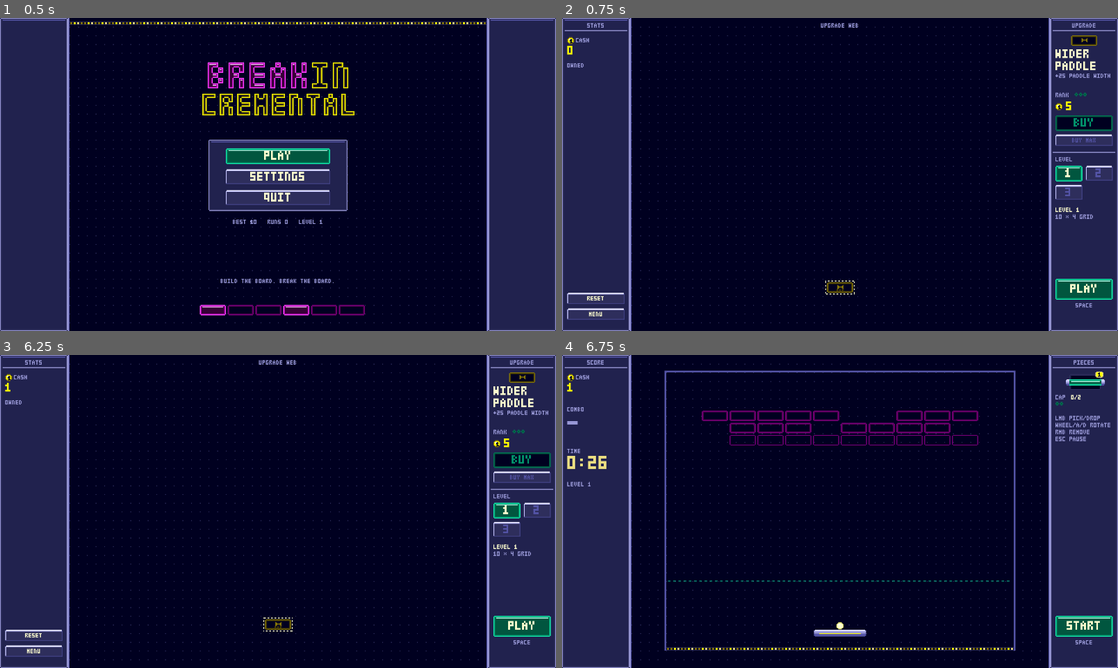
Above: before the commit, frames 1-4 (two rows, left to right).
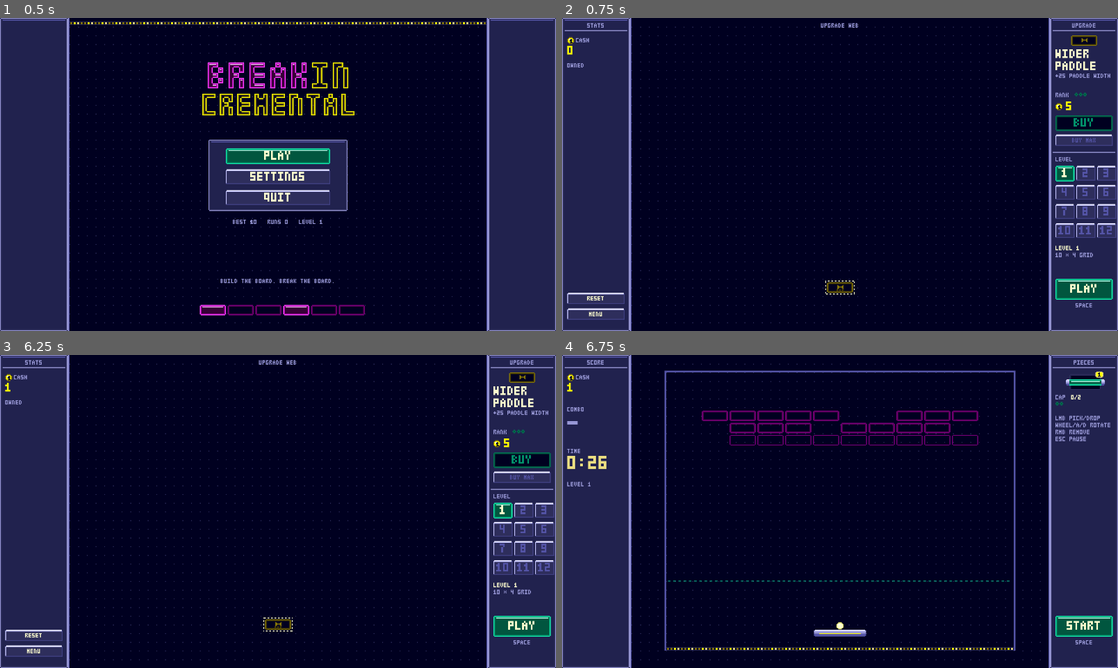
Above: after the commit, the same moments.

Repository: alpacaxander/breakin-cremental
Game: Godot game, scene res://src/main.tscn
Two runs of this game, one before a commit and one after it. Both use one fixed random seed, a clock stepped at 60 frames per second and the inputs below.
Inputs (mouse positions are in pixels of both pictures, inside the frame that each line leads up to):
- Up to frame 1 (0.5 s): no input
- Up to frame 2 (0.75 s): click "PLAY" at 0.5 s
- Up to frame 3 (6.25 s): click "PLAY" at 1.25 s; click "START" at 2 s; click "1" at 2.75 s; tap Enter at 3.5 s; move the mouse to (400, 495) at 3.52 s; hold Right 3.53-4.25 s; tap R at 3.6, 5.1 s; click (400, 495) at 3.67 s; tap Space at 3.77 s; drag from (166, 527) to (250, 574) at 4.27 s; move the mouse to (333, 442) at 5.02 s; hold Right 5.03-5.75 s; click "CONTINUE" at 5.75 s
- Up to frame 4 (6.75 s): click "PLAY" at 6.5 s

Frame 1 is identical in both runs. In frame 2, 1.0% of the frame differs, in the area x 88-100%, y 47-77%; in frame 3, 1.0%; in frame 4, nothing differs.

Commit message:
Add nine levels as a ramp of scale and combo size
Levels 4-12 follow the level design section in docs/ideas.md: each puts
more on screen and needs a bigger combo than the last. The generator
gains a honey shape (offset rows), skip columns (room for a divider
wall) and a per-level time scale. The shop level picker goes to three
columns so twelve buttons fit.

Co-Authored-By: Claude Fable 5.1 <noreply@anthropic.com>

Diff:
--- a/src/arena.gd
+++ b/src/arena.gd
@@ -91,7 +91,7 @@
 	target_x = paddle.position.x
 	_add_ball(Vector2.ZERO)
 	_rest_ball()
-	time_left = Game.round_time(breakable)
+	time_left = Game.round_time(level, breakable)
 
 	ui = Ui.chassis("SCORE", "PIECES", true)
 	add_child(ui)
--- a/src/game.gd
+++ b/src/game.gd
@@ -134,8 +134,8 @@
 	return Tuning.LEVELS[level].get("arena", Tuning.ARENA)
 
 
-func round_time(breakable: int) -> float:
-	return Tuning.ROUND_TIME_BASE + breakable * Tuning.ROUND_TIME_PER_BRICK
+func round_time(level: int, breakable: int) -> float:
+	return (Tuning.ROUND_TIME_BASE + breakable * Tuning.ROUND_TIME_PER_BRICK) * Tuning.LEVELS[level].get("time", 1.0)
 
 
 func combo_window(combo: int) -> float:
@@ -160,9 +160,9 @@
 	var step := Tuning.BRICK_SIZE + Vector2.ONE * Tuning.BRICK_GAP
 	var out := []
 	for r in L.rows:
-		var cols: int = L.cols - (2 * (L.rows - 1 - r) if L.shape == "triangle" else 0)
+		var cols: int = L.cols - (2 * (L.rows - 1 - r) if L.shape == "triangle" else (r % 2 if L.shape == "honey" else 0))
 		for c in cols:
-			if rng.randf() < L.holes:
+			if c in L.get("skip", []) or rng.randf() < L.holes:
 				continue
 			var pos := Vector2(arena_size(level).x / 2 + (c - (cols - 1) / 2.0) * step.x, Tuning.BOARD_TOP + r * step.y)
 			var kind := "solid" if rng.randf() < L.solid else "plain"
--- a/src/shop.gd
+++ b/src/shop.gd
@@ -164,8 +164,8 @@
 	Ui.rect(right, Ui.RX + 3, 154, 72, 1, C.rivet)
 	Ui.label(right, "LEVEL", Ui.RX + 6, 160, C.rivet)
 	for l in Tuning.LEVELS.size():
-		Ui.button(right, str(l + 1), Ui.RX + 6 + (l % 2) * 35, 170 + (l / 2) * 22, 31, 18, func(): level = l; _build(), l == level).disabled = l > Game.unlocked
-	var y := 174 + ((Tuning.LEVELS.size() + 1) / 2) * 22
+		Ui.button(right, str(l + 1), Ui.RX + 6 + (l % 3) * 24, 170 + (l / 3) * 22, 22, 18, func(): level = l; _build(), l == level).disabled = l > Game.unlocked
+	var y := 174 + ((Tuning.LEVELS.size() + 2) / 3) * 22
 	var L: Dictionary = Tuning.LEVELS[level]
 	Ui.label(right, "LEVEL %d" % (level + 1), Ui.RX + 6, y, C.white)
 	Ui.label(right, "%d x %d %s" % [L.cols, L.rows, L.shape], Ui.RX + 6, y + 8, C.rivet)
--- a/src/tuning.gd
+++ b/src/tuning.gd
@@ -23,12 +23,14 @@
 const COMBO_WINDOW_MIN := 0.4
 const COMBO_MULT_PER_HIT := 0.25  # mult = 1 + this * (combo - 1)
 
-# Board generation. shape: "grid" or "triangle" (rows narrow by 2 going up).
+# Board generation. shape: "grid", "triangle" (rows narrow by 2 going up) or "honey" (odd rows one brick short, so offset half a step).
 const BRICK_SIZE := Vector2(60, 24)
 const BRICK_GAP := 4.0
 const BOARD_TOP := 100.0  # 44 + two brick rows (2 * (24 + 4))
 # special: kind -> chance per brick (see BRICKS). jackpot: one 777 brick per board. seq: one 1-2-3 run per board.
 # arena: size, default ARENA (never larger). walls: extra Rect2s in arena px for other shapes; the board must still fit (test.gd).
+# skip: column indices left empty (room for a wall). time: round time scale, default 1. Fit at 960x720: cols <= 15, rows <= 16.
+# The ramp: each level puts more on screen and needs a bigger combo than the last (docs/ideas.md, Level design).
 const LEVELS := [
 	{shape = "grid", cols = 10, rows = 4, holes = 0.1, solid = 0.05, payout = 1, arena = Vector2(800, 640),
 		special = {multi = 0.08, x2 = 0.03, combo = 0.03, timer = 0.03}},
@@ -36,6 +38,33 @@
 		special = {multi = 0.08, multi3 = 0.03, shield = 0.04, cond = 0.04, timed = 0.04, cgate = 0.03, x2 = 0.03, x3 = 0.01, combo = 0.03, timer = 0.02, multiball = 0.02, speedup = 0.03, slowdown = 0.02, chain = 0.03, bomb = 0.02, bolt = 0.01, mystery = 0.02}},
 	{shape = "grid", cols = 15, rows = 7, holes = 0.08, solid = 0.1, payout = 3, jackpot = true, seq = true,
 		special = {multi = 0.1, multi3 = 0.05, shield = 0.05, cond = 0.06, timed = 0.05, cgate = 0.04, x2 = 0.03, x3 = 0.02, combo = 0.03, timer = 0.02, multiball = 0.03, speedup = 0.03, slowdown = 0.02, chain = 0.04, bomb = 0.03, bolt = 0.02, mystery = 0.03}},
+	# 4 Honeycomb: offset rows leave diagonal corridors; bolts and speedups at the mouths.
+	{shape = "honey", cols = 13, rows = 8, holes = 0.12, solid = 0.04, payout = 4, jackpot = true, seq = true,
+		special = {multi = 0.08, shield = 0.03, cond = 0.04, timed = 0.03, cgate = 0.03, x2 = 0.03, combo = 0.03, timer = 0.02, multiball = 0.03, speedup = 0.06, chain = 0.02, bomb = 0.02, bolt = 0.06, mystery = 0.02}},
+	# 5 Multiball rain: a swarm is the normal state, combo bricks keep one chain alive, shorter clock.
+	{shape = "grid", cols = 14, rows = 8, holes = 0.08, solid = 0.04, payout = 5, time = 0.8, jackpot = true,
+		special = {multi = 0.06, shield = 0.03, cond = 0.04, cgate = 0.04, x2 = 0.04, x3 = 0.02, combo = 0.06, timer = 0.02, multiball = 0.1, speedup = 0.03, chain = 0.02, bomb = 0.02, bolt = 0.02, mystery = 0.02}},
+	# 6 Tall stack: the most rows yet, a long trip up that pays the whole way.
+	{shape = "grid", cols = 13, rows = 12, holes = 0.1, solid = 0.05, payout = 6, arena = Vector2(900, 720), jackpot = true, seq = true,
+		special = {multi = 0.08, multi3 = 0.03, shield = 0.03, cond = 0.05, timed = 0.03, cgate = 0.04, x2 = 0.03, x3 = 0.02, combo = 0.04, timer = 0.03, multiball = 0.04, speedup = 0.06, chain = 0.03, bomb = 0.03, bolt = 0.05, mystery = 0.02}},
+	# 7 Pinball: holes and solids as posts between clusters, the ball ricochets cluster to cluster. Sells capacity.
+	{shape = "grid", cols = 15, rows = 9, holes = 0.16, solid = 0.1, payout = 7, jackpot = true, seq = true,
+		special = {multi = 0.08, multi3 = 0.03, shield = 0.04, cond = 0.05, timed = 0.03, cgate = 0.04, x2 = 0.04, x3 = 0.02, combo = 0.04, timer = 0.02, multiball = 0.05, speedup = 0.05, slowdown = 0.02, chain = 0.03, bomb = 0.03, bolt = 0.03, mystery = 0.03}},
+	# 8 Chain field: a tight lattice of shockers and bombs, one hit cascades and the counter climbs on its own.
+	{shape = "grid", cols = 15, rows = 10, holes = 0.04, solid = 0.02, payout = 8, jackpot = true,
+		special = {multi = 0.06, shield = 0.03, cond = 0.04, cgate = 0.04, x2 = 0.04, x3 = 0.02, combo = 0.04, timer = 0.02, multiball = 0.04, speedup = 0.04, chain = 0.1, bomb = 0.06, bolt = 0.03, mystery = 0.02}},
+	# 9 Double wide: two boards split by a divider the ball flies over; the far half is for spawned balls and portals.
+	{shape = "grid", cols = 15, rows = 10, holes = 0.06, solid = 0.03, payout = 9, skip = [7], walls = [Rect2(472, 180, 16, 380)], jackpot = true, seq = true,
+		special = {multi = 0.08, multi3 = 0.03, shield = 0.03, cond = 0.05, timed = 0.03, cgate = 0.04, x2 = 0.04, x3 = 0.02, combo = 0.05, timer = 0.03, multiball = 0.08, speedup = 0.04, chain = 0.03, bomb = 0.03, bolt = 0.04, mystery = 0.02}},
+	# 10 Storm: every action brick at once on a dense tall grid, short clock. The clear is one run that never drops.
+	{shape = "grid", cols = 15, rows = 12, holes = 0.08, solid = 0.03, payout = 11, time = 0.7, jackpot = true, seq = true,
+		special = {multi = 0.06, shield = 0.03, cond = 0.05, timed = 0.03, cgate = 0.05, x2 = 0.05, x3 = 0.03, combo = 0.05, timer = 0.03, multiball = 0.1, speedup = 0.08, chain = 0.04, bomb = 0.04, bolt = 0.05, mystery = 0.03}},
+	# 11 Open sky: a few rows at the top of a full arena, the empty middle is the player's own machine.
+	{shape = "grid", cols = 15, rows = 5, holes = 0.05, solid = 0.0, payout = 13, time = 0.9, jackpot = true,
+		special = {multi = 0.08, multi3 = 0.04, shield = 0.04, cond = 0.05, cgate = 0.05, x2 = 0.04, x3 = 0.03, combo = 0.06, timer = 0.03, multiball = 0.06, speedup = 0.04, chain = 0.03, bomb = 0.04, bolt = 0.03, mystery = 0.03}},
+	# 12 Finale: the biggest board the arena holds, every kind, the shortest clock per brick. Clear it to win.
+	{shape = "grid", cols = 15, rows = 15, holes = 0.06, solid = 0.04, payout = 16, time = 0.6, jackpot = true, seq = true,
+		special = {multi = 0.08, multi3 = 0.04, shield = 0.04, cond = 0.05, timed = 0.04, cgate = 0.05, x2 = 0.05, x3 = 0.03, combo = 0.05, timer = 0.03, multiball = 0.08, speedup = 0.06, slowdown = 0.02, chain = 0.05, bomb = 0.04, bolt = 0.05, mystery = 0.03}},
 ]
 
 # Board brick kinds. hp: hits to break (-1 never). pay: payout multiplier on break.
--- a/tests/test.gd
+++ b/tests/test.gd
@@ -43,6 +43,9 @@
 	for k in Tuning.PLACEABLES:
 		check(k in Tuning.UPGRADES, "placeable %s has an upgrade node" % k)
 	check(g.generate(1, 1).size() > g.generate(0, 1).size(), "level 2 board is bigger")
+	check(g.generate(3, 1).filter(func(b): return b.pos.y == Tuning.BOARD_TOP + 28).all(func(b): return int(b.pos.x) % 64 == 0), "honey odd rows sit half a step over (even rows are at 32)")
+	check(g.generate(8, 1).all(func(b): return b.pos.x != 480), "double wide leaves the divider column empty")
+	check(g.round_time(11, 100) < g.round_time(2, 100), "finale clock is shorter per brick")
 
 	var seed_id: String = Tuning.SEED_UPGRADE
 	check(g.is_revealed(seed_id), "seed visible")
Not shown, changed: docs/design.md
Not shown, changed: docs/ideas.md
